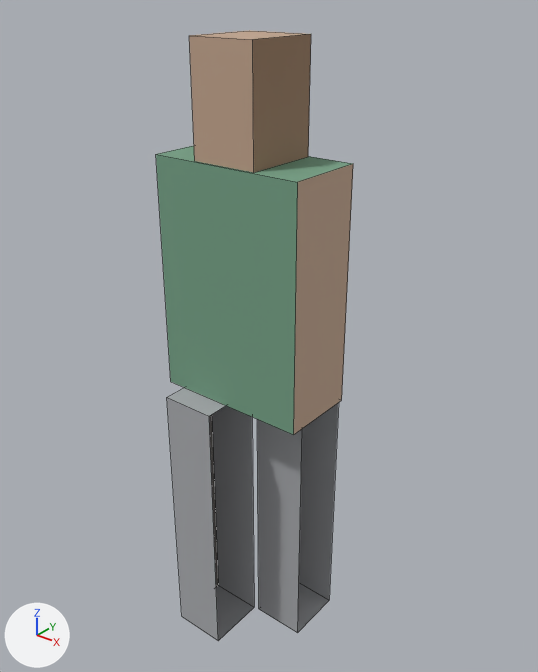
Two versions of the FBX model unity/Assets/Models/Props/pedestrian_5.fbx, one commit apart.
Camera for both pictures: a 50 mm lens placed at (1.167, -1.394, 1.873), pointed at (0.003, 0.062, 0.97). Arrows for +X, +Y and +Z are at lower left; the lights stay in place. The first picture is the older version. Mesh edges are drawn as thin lines. Where no turn or scale is listed for an object, it has been applied to the vertices.

Names of what the first picture shows: 'pedestrian_5'.
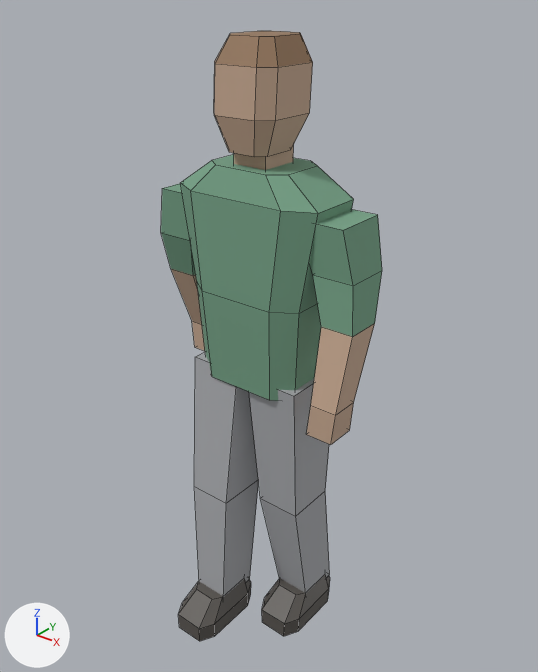
Boxes (x1, y1, x2, y2) around the edits, measured in the pictures (538 x 672 px):
'pedestrian_5', reshaped (12% wider)
    before: (156, 30, 353, 641)
    after: (161, 31, 382, 641)
part 1 of me_pedestrian_5, added (beige)
    after: (234, 145, 294, 170)
part 2 of me_pedestrian_5, rebuilt
    before: (167, 388, 254, 641)
    after: (194, 352, 259, 597)
part 3 of me_pedestrian_5, rebuilt (7% shorter)
    before: (257, 403, 338, 633)
    after: (249, 379, 330, 593)
part 4 of me_pedestrian_5, rebuilt (12% narrower, 15% shorter)
    before: (156, 145, 353, 435)
    after: (181, 154, 354, 401)
part 5 of me_pedestrian_5, rebuilt (19% narrower, 12% shorter)
    before: (189, 30, 311, 173)
    after: (214, 31, 313, 157)
part 6 of me_pedestrian_5, added
    after: (178, 579, 251, 641)
part 7 of me_pedestrian_5, added
    after: (262, 575, 330, 636)
part 8 of me_pedestrian_5, added
    after: (161, 183, 205, 351)
part 9 of me_pedestrian_5, added
    after: (307, 209, 382, 445)

The change in detail:
me_pedestrian_5 is used by ob_pedestrian_5; location (0.0, 0.0, 0.0).
me_pedestrian_5 had 32 vertices, 22 faces and spanned x -0.22..0.22, y -0.18..0.18, z 0.0..1.75.
me_pedestrian_5 now has 184 vertices, 150 faces and spans x -0.33..0.33, y -0.22..0.22, z 0.0..1.75.
me_pedestrian_5 part 1: a new loose piece, a box spanning x -0.05..0.05, y -0.01..0.1, z 1.42..1.52, in mat_prop_skin_tan (beige #c4a68e).
me_pedestrian_5 part 2: the loose piece of 8 vertices spanning x -0.17..-0.01, y -0.18..0.0, z 0.0..0.82 is rebuilt with 12 vertices and now spans x -0.18..-0.02, y -0.11..0.14, z 0.09..0.89, in mat_prop_cloth_gray (grey #aaacaf).
me_pedestrian_5 part 3: the loose piece of 8 vertices spanning x 0.01..0.17, y 0.0..0.18, z 0.0..0.82 is rebuilt with 12 vertices and now spans x 0.02..0.18, y -0.05..0.2, z 0.08..0.89, in mat_prop_cloth_gray (grey #aaacaf).
me_pedestrian_5 part 4: the loose piece of 8 vertices spanning x -0.22..0.22, y -0.11..0.11, z 0.82..1.47 is rebuilt with 32 vertices and now spans x -0.22..0.22, y -0.07..0.17, z 0.86..1.45, in mat_prop_cloth_green (green #76a286).
me_pedestrian_5 part 5: the loose piece of 8 vertices spanning x -0.09..0.09, y -0.1..0.1, z 1.47..1.75 is rebuilt with 32 vertices and now spans x -0.09..0.09, y -0.06..0.15, z 1.49..1.75.
me_pedestrian_5 part 6: a new loose piece of 24 vertices spanning x -0.17..-0.03, y -0.22..0.04, z 0.0..0.11, in mat_prop_shoe_dark (dark grey #595550).
me_pedestrian_5 part 7: a new loose piece of 24 vertices spanning x 0.03..0.17, y -0.04..0.22, z 0.0..0.11, in mat_prop_shoe_dark (dark grey #595550).
me_pedestrian_5 part 8: a new loose piece of 20 vertices spanning x -0.33..-0.16, y -0.03..0.18, z 0.82..1.36.
me_pedestrian_5 part 9: a new loose piece of 20 vertices spanning x 0.16..0.33, y -0.09..0.12, z 0.82..1.36.
